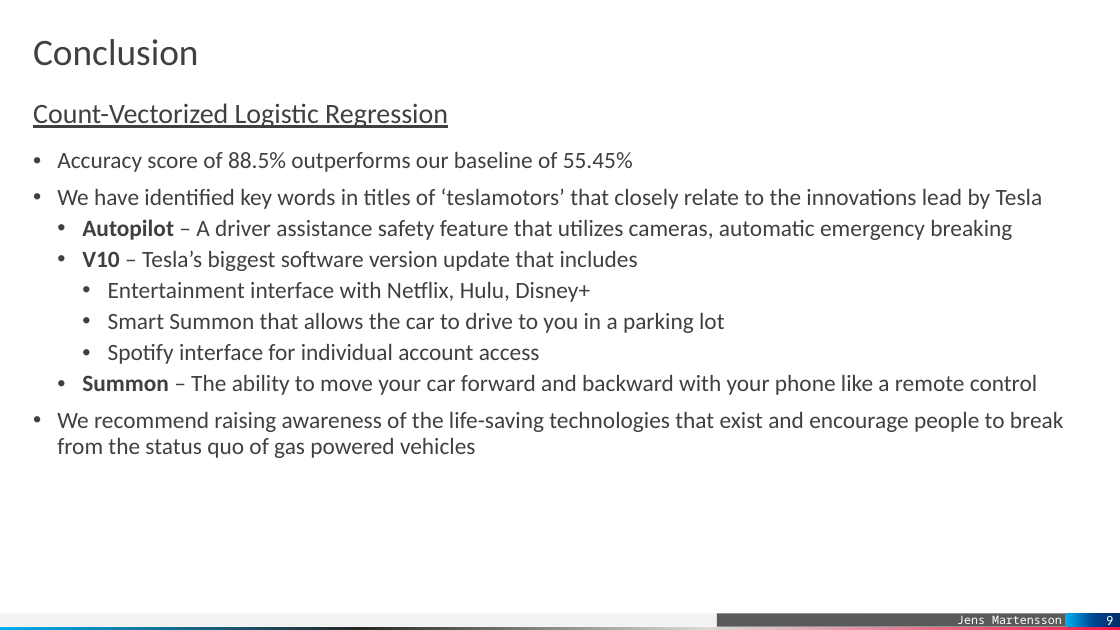
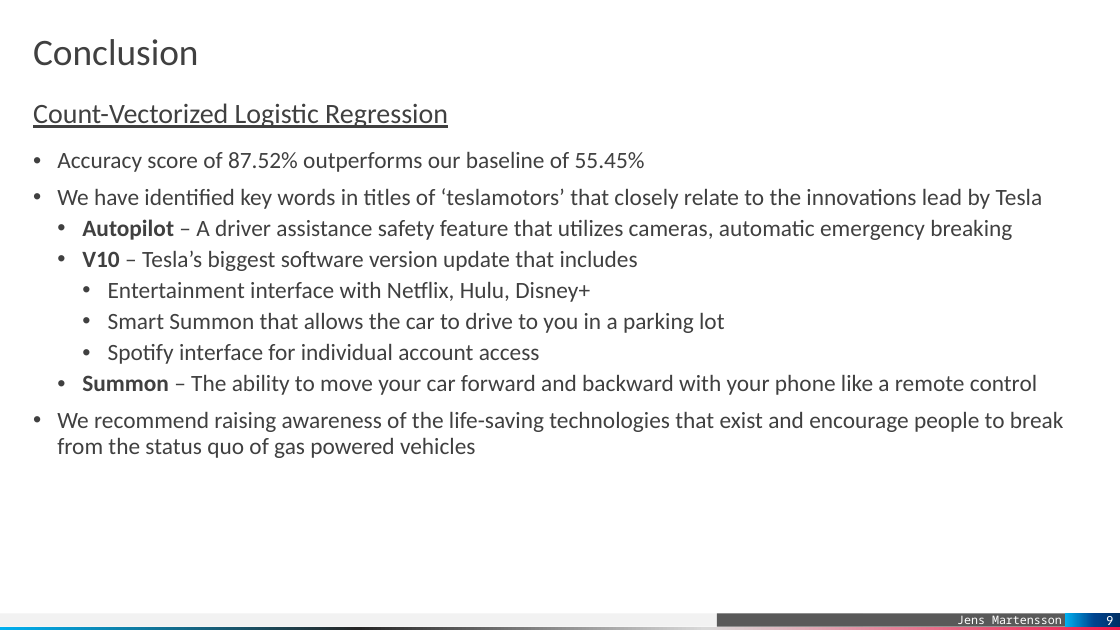
Before and after one commit to LexLau/Classifying-subreddit-cars-vs-teslamotors-with-NLP, a slide deck: slide 9 of Natural Language Processing subreddit ‘cars’ vs 'teslamotors'.pptx. Drawn at 1120x630 pixels with LibreOffice and Linux fonts; fonts in the diff are those of the drawing. Boxes give left, top, right and bottom in pixels: in the first picture for what was removed or moved away, otherwise in the second. Text is boxed around its words. In the diff, an @@ line names an element or a change of style, - is before the commit and + after.

```diff
--- a/Natural Language Processing subreddit ‘cars’ vs 'teslamotors'.pptx
+++ b/Natural Language Processing subreddit ‘cars’ vs 'teslamotors'.pptx
@@ text at (57,152,645,172): text changed @@
-• Accuracy score of 88.5% outperforms our baseline of 55.45%
+• Accuracy score of 87.52% outperforms our baseline of 55.45%
```
Also in this commit, not shown: 1 other slide changed, 4 other files.
